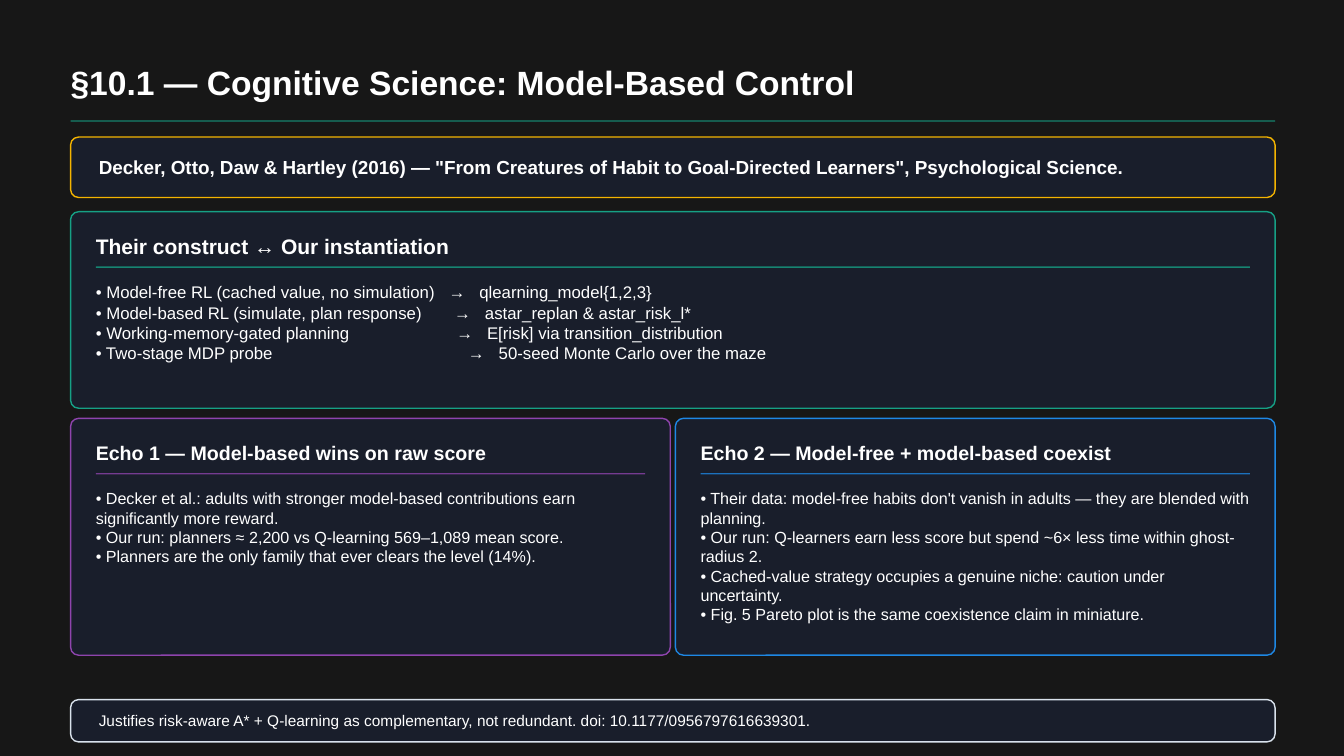
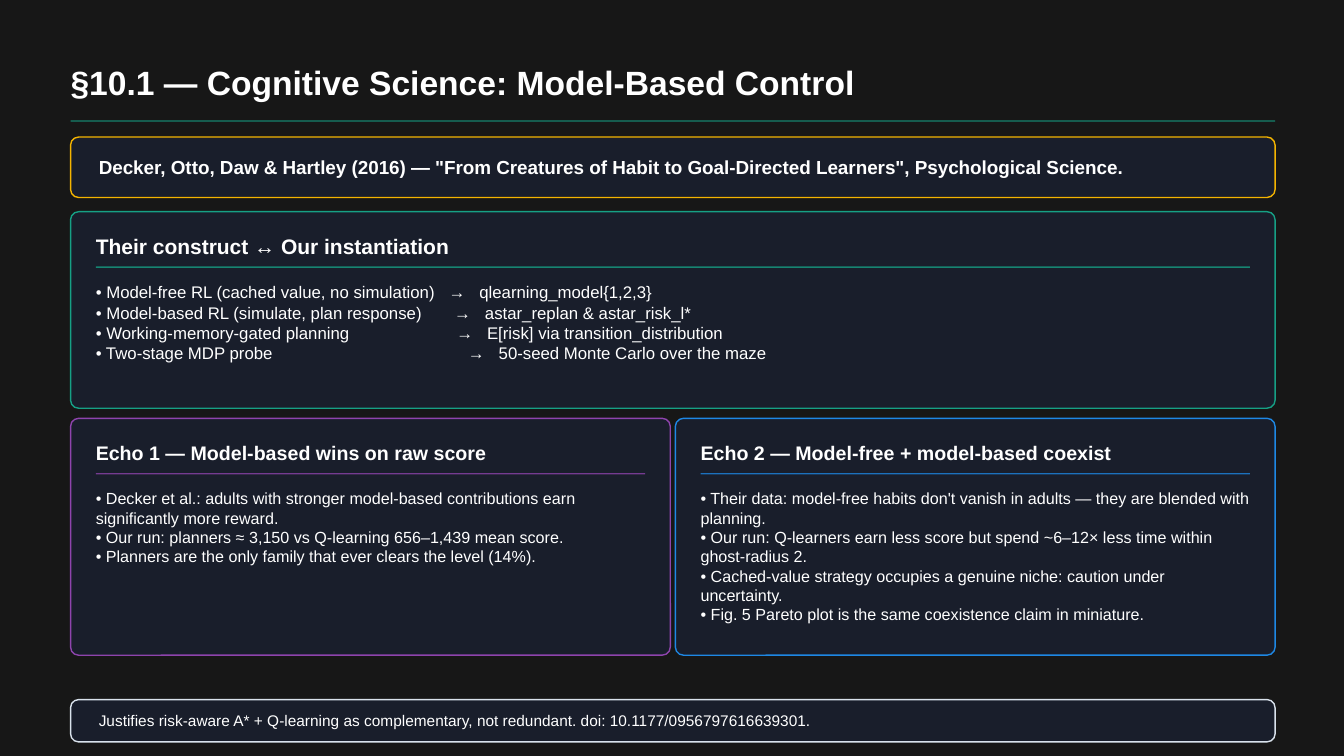
Before and after one commit to RichardFeng000/cs520-project, a slide deck: slide 8 of final_ppt/pacman_rl_final.pptx. Drawn at 1344x756 pixels with LibreOffice and Linux fonts; fonts in the diff are those of the drawing; background and template pictures are left out; a plain dark background stands for a picture behind light text. Boxes give left, top, right and bottom in pixels: in the first picture for what was removed or moved away, otherwise in the second. Text is boxed around its words. In the diff, an @@ line names an element or a change of style, - is before the commit and + after.

Commit message:
refresh final deck with notebook figures and updated stats
- swap fig01/03/05/07 in pacman_rl_final.pptx for the PNGs rendered
  inline by monte_carlo_analysis.ipynb after the per-agent death-policy
  re-eval (n=50, seed=1000)
- update headline numbers in build_ppt.js (mean scores, hazard ratios,
  best run, TTF) to match the new summary_n50_seed1000.json
- check the regenerated notebooks/figures/ PNGs into the repo

```diff
--- a/final_ppt/pacman_rl_final.pptx
+++ b/final_ppt/pacman_rl_final.pptx
@@ text at (106, 531, 564, 547): text changed @@
-• Our run: planners ≈ 2,200 vs Q-learning 569–1,089 mean score.
+• Our run: planners ≈ 3,150 vs Q-learning 656–1,439 mean score.
@@ text at (701, 531, 1212, 566): text changed @@
-• Our run: Q-learners earn less score but spend ~6× less time within ghost-radius 2.
+• Our run: Q-learners earn less score but spend ~6–12× less time within ghost-radius 2.
```
Also in this commit, not shown: 5 other slides changed, 11 other files.
